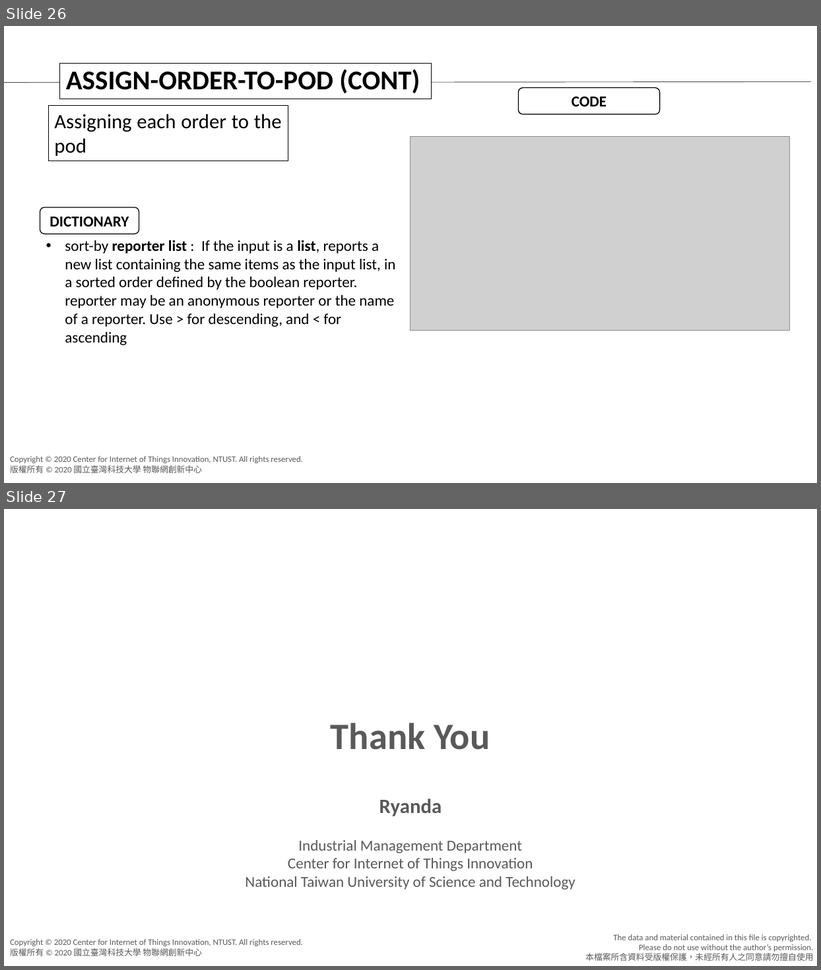
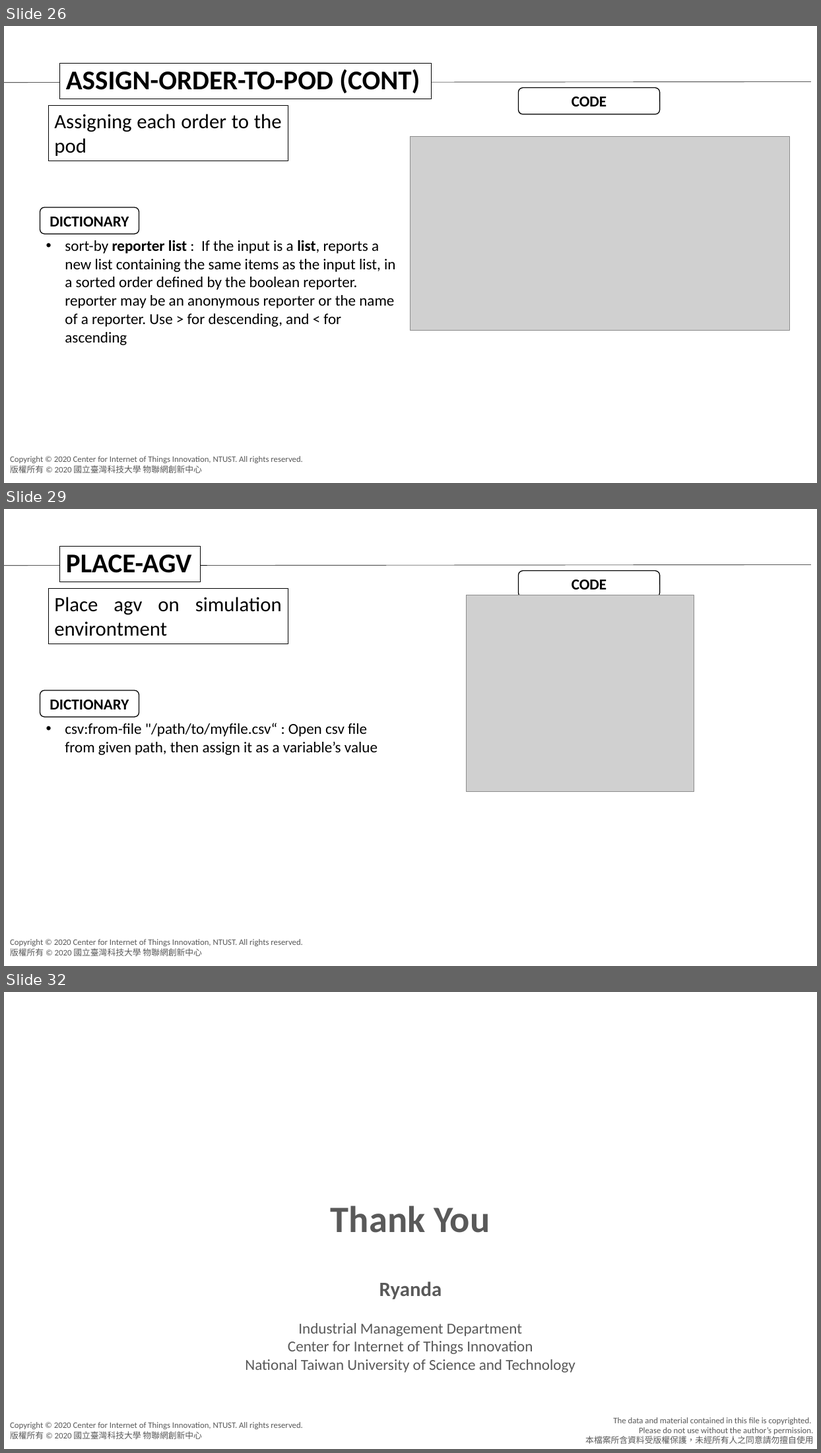
Before and after one commit to agnesyosephine/kiva, a slide deck: Tutorial/Code Learning-Ryanda.pptx. Shown one above the other, each under a label of ours: slides 26 and 27 before the commit, slides 26, 29 and 32 after it; the slides between them are not shown. The pictures are 821x970 and 821x1453 pixels, drawn with LibreOffice and Linux fonts; fonts in the diff are those of the drawing; grey boxes stand for pictures; background and template pictures are left out. Boxes give left, top, right and bottom in pixels: in the first picture for what was removed or moved away, otherwise in the second. Text is boxed around its words. In the diff, an @@ line names an element or a change of style, - is before the commit and + after.

```diff
--- a/Tutorial/Code Learning-Ryanda.pptx
+++ b/Tutorial/Code Learning-Ryanda.pptx
@@ slide 29 added at bbox=[4, 509, 817, 966], background #FFFFFF; not listed: 2 template elements that a slide beside it also shows @@
@@ rectangle added at bbox=[60, 546, 201, 582], fill #FFFFFF, outline #000000 0.75 pt, 32 pt, text #000000, bold @@
+PLACE-AGV
@@ line added from (4, 566) to (811, 565), #000000 0.5 pt @@
@@ rounded rectangle added at bbox=[519, 570, 660, 597], fill #FFFFFF, outline #000000 1 pt, 18 pt, text #000000, bold @@
+CODE
@@ rectangle added at bbox=[48, 589, 288, 644], outline #000000 0.75 pt, 24 pt, text #000000 @@
+Place agv on simulation environtment
@@ picture added at bbox=[467, 595, 694, 792] @@
@@ rounded rectangle added at bbox=[40, 691, 139, 718], fill #FFFFFF, outline #000000 1 pt, 18 pt, text #000000, bold @@
+DICTIONARY
@@ text added at bbox=[65, 723, 378, 755], 18 pt, text #000000 @@
+• csv:from-file "/path/to/myfile.csv“ : Open csv file from given path, then assign it as a variable’s value
@@ what was slide 27 is now slide 32 @@
```
Also in this commit, not shown: 4 other slides added.
